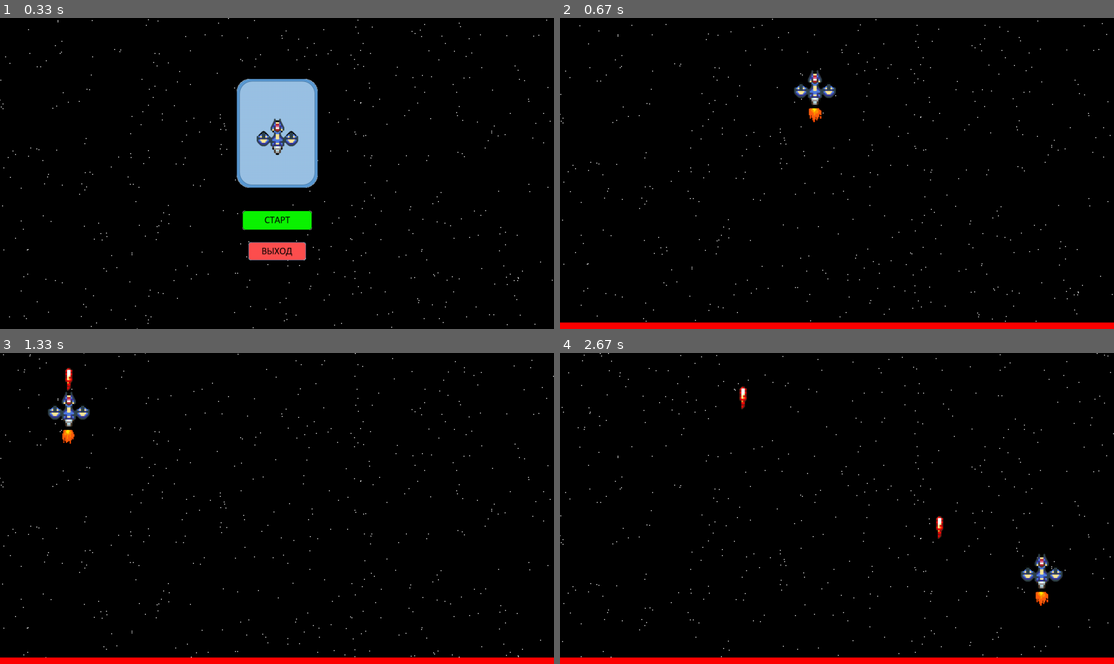
Above: before the commit, frames 1-4 (two rows, left to right).
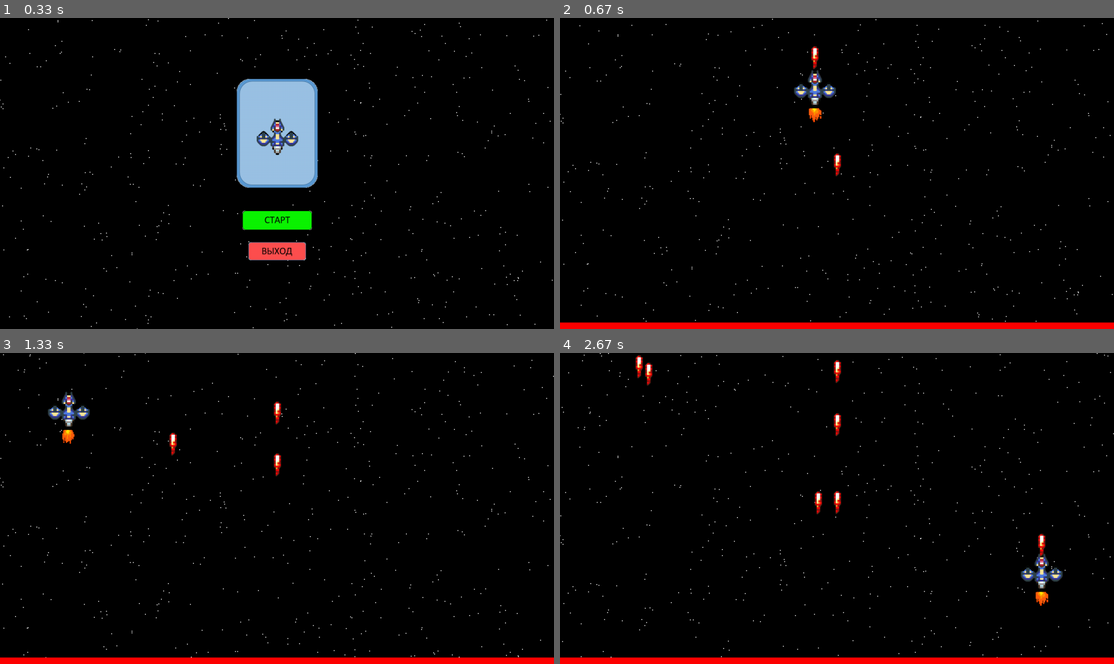
Above: after the commit, the same moments.

Repository: DeNeMiX83/Pygame_project
Game: pygame game, started from app.py
Two runs of this game, one before a commit and one after it. Both use one fixed random seed, a clock stepped at 60 frames per second and the inputs below.
Inputs (mouse positions are in pixels of both pictures, inside the frame that each line leads up to):
- Up to frame 1 (0.33 s): no input
- Up to frame 2 (0.67 s): press the mouse at (837, 220) at 0.37 s; move the mouse to (825, 154) at 0.47 s; release the mouse at (814, 89) at 0.6 s
- Up to frame 3 (1.33 s): press the mouse at (277, 555) at 0.7 s; move the mouse to (182, 477) at 0.8 s; release the mouse at (94, 396) at 0.93 s; press the mouse at (277, 555) at 1.03 s; move the mouse to (171, 483) at 1.13 s; release the mouse at (66, 408) at 1.27 s
- Up to frame 4 (2.67 s): press the mouse at (837, 555) at 1.37 s; move the mouse to (737, 539) at 1.47 s; release the mouse at (637, 524) at 1.6 s; press the mouse at (837, 555) at 1.7 s; move the mouse to (742, 517) at 1.8 s; release the mouse at (648, 477) at 1.93 s; press the mouse at (837, 555) at 2.03 s; move the mouse to (820, 580) at 2.13 s; release the mouse at (798, 608) at 2.27 s; press the mouse at (837, 555) at 2.37 s; move the mouse to (936, 564) at 2.47 s; release the mouse at (1041, 570) at 2.6 s

Frame 1 is identical in both runs. In frame 2, 0.2% of the frame differs, in the area x 45-51%, y 9-51%; in frame 3, 0.3%; in frame 4, 0.7%, in the area x 13-88%, y 0-66%.

Commit message:
добавил выпадение монет после смерти метиорита монеты исчезают при подборе сделал автоатаку корабля

Diff:
--- a/app.py
+++ b/app.py
@@ -21,14 +21,13 @@
     size = width, height = size
     screen = screen
     player = start_screen(screen)
+    pygame.mouse.set_visible(False)
     running = True
     clock = pygame.time.Clock()
     create_meteor()
-    # meteor_thread = threading.Thread(target=create_meteor)
-    # meteor_thread.start()
     while running:
         screen.fill((0, 0, 0))
-        if not player.groups():
+        if not player.alive():
             player = game_over()
         check_event()
         all_sprites.draw(screen)
--- a/sprites/bum.py
+++ b/sprites/environment/bum.py
@@ -5,6 +5,7 @@
 from data.images.funk import load_image
 from sprites.config import all_sprites, player_sprites
 
+pygame.time.set_timer(pygame.USEREVENT, 3000)
 
 class Bum(pygame.sprite.Sprite):
     def __init__(self, ship, x, y):
@@ -12,12 +13,12 @@
         columns, rows = 5, 4
         self.frames = []
         self.cur_frame = 0
-        sheet = load_image(['bum.png'], -1)
+        sheet = load_image(['environment', 'bum.png'], -1)
         self.cut_sheet(sheet, columns, rows)
         self.image = self.frames[self.cur_frame]
         self.rect.x = x - self.rect.w // 2
         self.rect.y = y - self.rect.h // 2
-        self.time_tik = 0.1
+        self.time_tik = 0.12
         self.put_timer()
         self.ship = ship
 
--- /dev/null
+++ b/sprites/environment/koin.py
@@ -0,0 +1,44 @@
+import time
+
+import pygame
+
+from data.images.funk import load_image
+from sprites.config import all_sprites, player_sprites
+
+
+class Koin(pygame.sprite.Sprite):
+    def __init__(self, x, y):
+        super(Koin, self).__init__(all_sprites)
+        columns, rows = 3, 2
+        self.frames = []
+        self.cur_frame = 0
+        sheet = load_image(['environment', 'koin.png'], -1)
+        self.cut_sheet(sheet, columns, rows)
+        self.image = self.frames[self.cur_frame]
+        self.radius = self.rect.w // 2 - 30
+        self.rect.x = max(0, x - self.rect.w // 2)
+        self.rect.y = max(0, y - self.rect.h // 2)
+        self.time_tik = 0.1
+        self.put_timer()
+
+    def put_timer(self):
+        self.time_cur = time.time()
+        self.time_stop = self.time_cur + self.time_tik
+
+    def cut_sheet(self, sheet, columns, rows):
+        self.rect = pygame.Rect(0, 0, sheet.get_width() // columns,
+                                sheet.get_height() // rows)
+        for j in range(rows):
+            for i in range(columns):
+                frame_location = (self.rect.w * i, self.rect.h * j)
+                self.frames.append(sheet.subsurface(pygame.Rect(
+                    frame_location, self.rect.size)))
+
+    def update(self, *arg):
+        if pygame.sprite.spritecollideany(self, player_sprites, pygame.sprite.collide_circle):
+            self.kill()
+        if time.time() < self.time_stop:
+            return
+        self.cur_frame = (self.cur_frame + 1) % len(self.frames)
+        self.image = self.frames[self.cur_frame]
+        self.put_timer()
--- a/sprites/environment/meteor.py
+++ b/sprites/environment/meteor.py
@@ -4,6 +4,7 @@
 from data.config import size, width, height, FPS
 from data.images.funk import load_image
 from sprites.config import all_sprites, meteors_sprites, player_sprites, shot_sprites
+from sprites.environment.koin import Koin
 from sprites.show_hp import ShowHP
 
 
@@ -59,6 +60,7 @@
         self.show_hp()
         if self.hp <= 0:
             self.kill()
+            Koin(self.rect.x + self.rect.w // 2, self.rect.y + self.rect.h // 2)
         if self.cur_frame_time % round(FPS / self.max_frame_time, 0) != 0:
             return
         self.cur_frame = (self.cur_frame + 1) % len(self.frames)
--- a/sprites/funk/game.py
+++ b/sprites/funk/game.py
@@ -28,6 +28,6 @@
     global cur_meteor
     cur_meteor += 1
     x = choice(range(0, width))
-    y = choice(range(0 - height, -50))
+    y = choice(range(0 - height - 100, -100))
     if cur_meteor % (FPS / max_meteor) == 0:
         Meteor(x, y)
--- a/sprites/player/space_ship.py
+++ b/sprites/player/space_ship.py
@@ -1,3 +1,4 @@
+import time
 from time import sleep
 
 import pygame
@@ -5,7 +6,7 @@
 
 from data.config import size, width, height, FPS
 from data.images.funk import load_image
-from sprites.bum import Bum
+from sprites.environment.bum import Bum
 from sprites.config import all_sprites, menu_sprites, player_sprites, meteors_sprites
 from sprites.player.space_ship_shot import SpaceShipShot
 from sprites.show_hp import ShowHP
@@ -20,15 +21,18 @@
         self.rect.x = width // 2 - self.rect.width // 2
         self.rect.y = height * 0.38 - self.rect.height // 2
         self.stop = True
-        self.shooting = False
         self.type = type
-        self.shot_max = 8
-        self.shot_cur = 0
         self.hp_max = 1000
         self.hp = self.hp_max
         self.sprite_hp = ShowHP(self.rect.x + self.rect.w // 2, self.rect.y + self.rect.h, 1)
         self.damage = 40
         self.ship_fire = []
+        self.time_tik = 0.2
+        self.put_timer()
+
+    def put_timer(self):
+        self.time_cur = time.time()
+        self.time_stop = self.time_cur + self.time_tik
 
     def show_hp(self):
         # self.sprite_hp.move(self.rect.x + self.rect.w // 2, self.rect.y + self.rect.h, self.hp / self.hp_max)
@@ -39,15 +43,13 @@
         self.sprite_hp.move(x, y, prosent_hp, w, width)
 
     def can_shoot(self):
-        if self.shooting:
-            self.shot_cur += 1
-            if self.shot_cur % round(FPS / self.shot_max, 0) == 0:
-                x = self.rect.x + self.rect.w // 2
-                SpaceShipShot(self.type, x, self.rect.y)
+        if time.time() >= self.time_stop:
+            x = self.rect.x + self.rect.w // 2
+            SpaceShipShot(self.type, x, self.rect.y)
+            self.put_timer()
 
     def follow_the_mouse(self):
         pos = pygame.mouse.get_pos()
-        pygame.mouse.set_visible(False)
         self.rect.midtop = pos
         self.rect.move_ip(0, -self.rect.height // 2)
 
@@ -57,12 +59,6 @@
         self.follow_the_mouse()
         for fire in self.ship_fire:
             fire.move(self.rect.x + self.rect.w // 2, self.rect.y + self.rect.h)
-        if args and args[0].type == pygame.MOUSEBUTTONDOWN and \
-                self.rect.collidepoint(args[0].pos):
-            self.shooting = True
-        if args and args[0].type == pygame.MOUSEBUTTONUP and \
-                self.rect.collidepoint(args[0].pos):
-            self.shooting = False
         if pygame.sprite.spritecollide(self, meteors_sprites, False, pygame.sprite.collide_circle):
             self.hp -= 50
         self.can_shoot()
@@ -71,4 +67,5 @@
             self.stop = True
             Bum(self, self.rect.x + self.rect.w // 2, self.rect.y + self.rect.h // 2)
             for fire in self.ship_fire:
+                self.remove(all_sprites)
                 fire.kill()
Binary file added: data/images/environment/bum.png
Binary file added: data/images/environment/koin.png
Empty file added: sprites/environment/__init__.py
